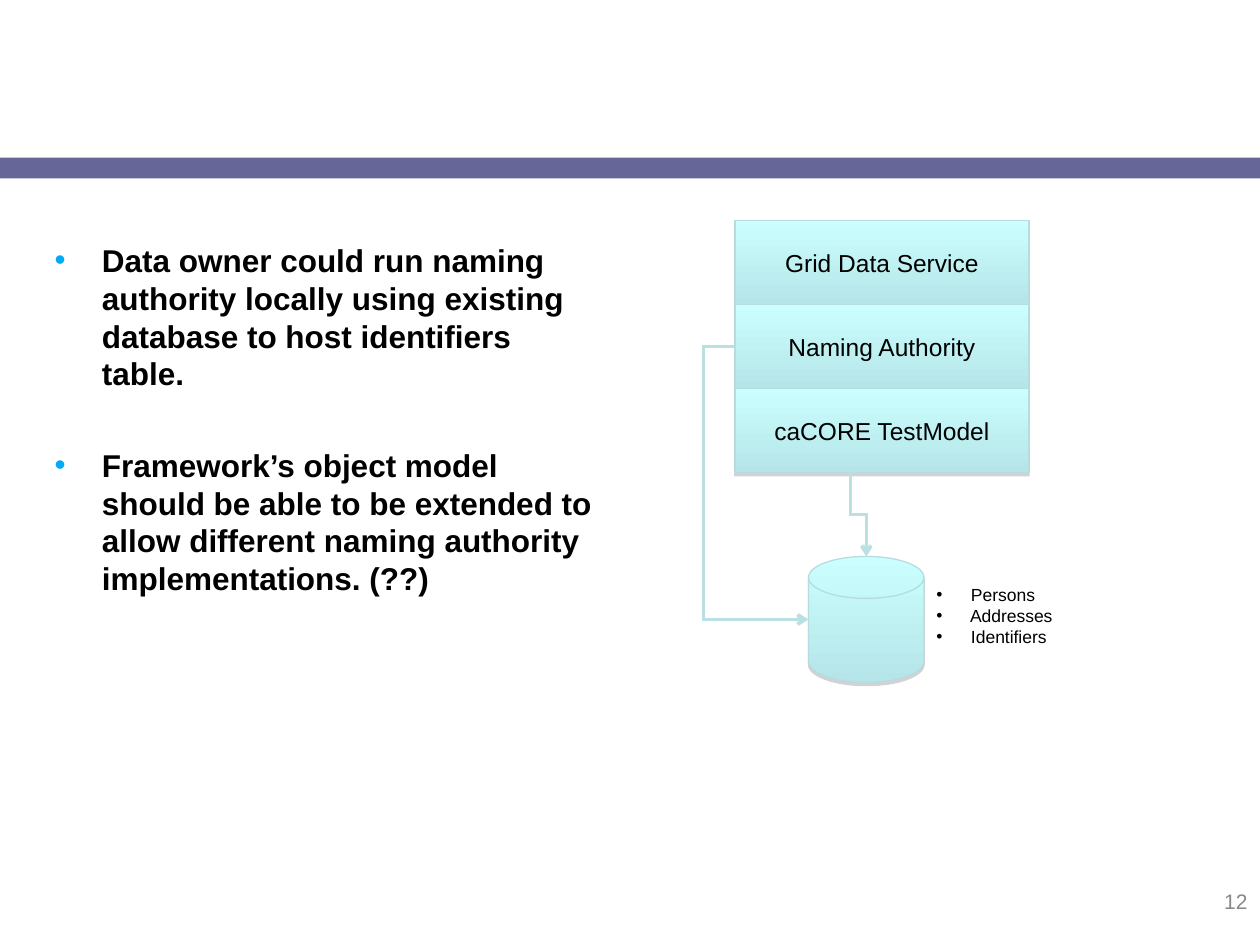
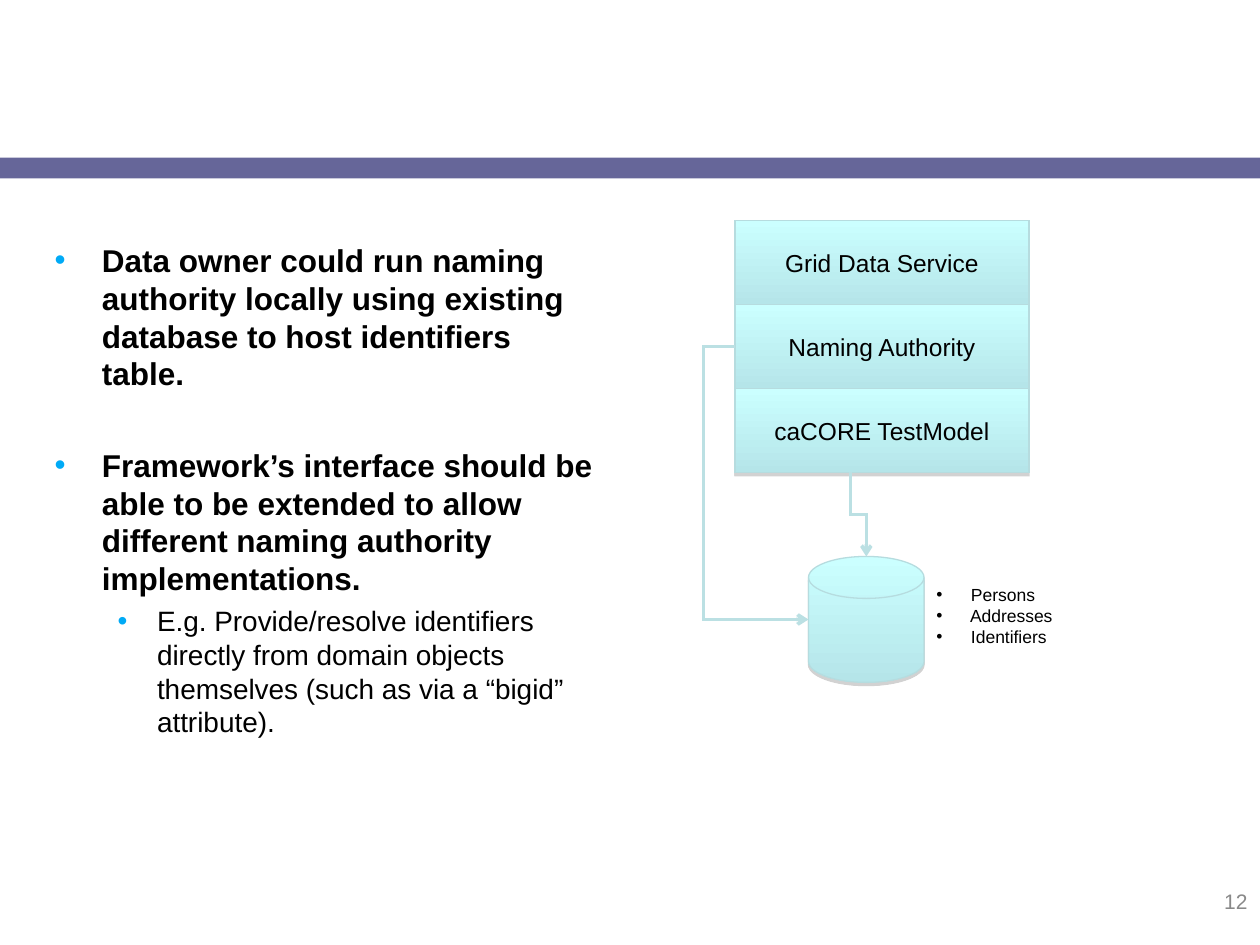
Before and after one commit to NCIP/cagrid-docs, a slide deck: slide 12 of docs/Identifiers/2009-07-10_cmelean.ppt. Drawn at 1260x945 pixels with LibreOffice and Linux fonts; fonts in the diff are those of the drawing; background and template pictures are left out. Boxes give left, top, right and bottom in pixels: in the first picture for what was removed or moved away, otherwise in the second. Text is boxed around its words. In the diff, an @@ line names an element or a change of style, - is before the commit and + after.

Commit message:
minor edits

```diff
--- a/docs/Identifiers/2009-07-10_cmelean.ppt
+++ b/docs/Identifiers/2009-07-10_cmelean.ppt
@@ text at box(102, 454, 592, 737): text changed; size 18 to 16 pt; bold off @@
-• Framework’s object model should be able to be extended to allow different naming authority implementations. (??)
+• Framework’s interface should be able to be extended to allow different naming authority implementations.
+  • E.g. Provide/resolve identifiers directly from domain objects themselves (such as via a “bigid” attribute).
```
Also in this commit, not shown: 2 other slides changed.
